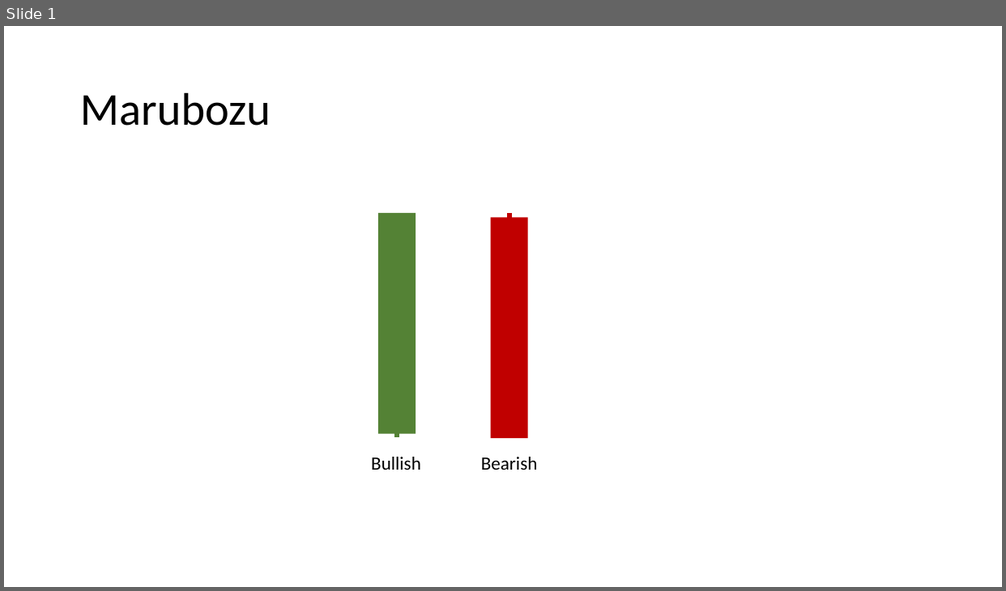
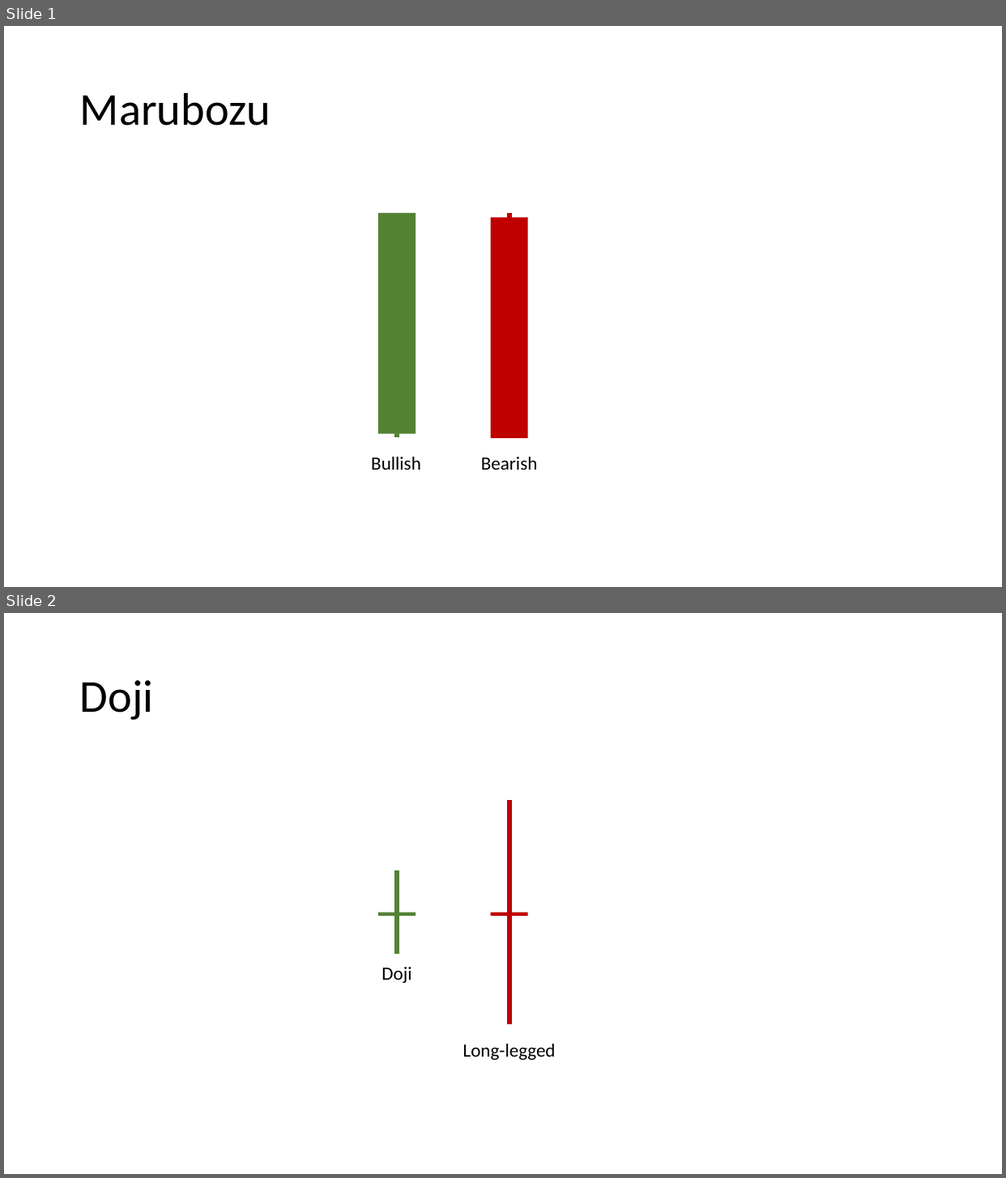
Before and after one commit to DaveSkender/Stock.Indicators, a slide deck: docs/.offline/Candlestick Patterns.pptx. Shown one above the other, each under a label of ours: slide 1 before the commit, slides 1 and 2 after it. The pictures are 1006x591 and 1006x1178 pixels, drawn with LibreOffice and Linux fonts; fonts in the diff are those of the drawing. Boxes give left, top, right and bottom in pixels: in the first picture for what was removed or moved away, otherwise in the second. Text is boxed around its words. In the diff, an @@ line names an element or a change of style, - is before the commit and + after.

Commit message:
add Doji candlestick pattern

```diff
--- a/docs/.offline/Candlestick Patterns.pptx
+++ b/docs/.offline/Candlestick Patterns.pptx
@@ slide 2 added at box(4, 613, 1002, 1174), background #FFFFFF @@
@@ title added at box(80, 680, 154, 720), 44 pt, text #000000 @@
+Doji
@@ line added from (509, 800) to (509, 1024), #C00000 4.5 pt @@
@@ line added from (397, 871) to (397, 954), #548235 4.5 pt @@
@@ rectangle added at box(378, 913, 415, 916), fill #548235 @@
@@ rectangle added at box(491, 913, 528, 916), fill #C00000 @@
@@ text added at box(381, 967, 411, 983), 18 pt, text #000000 @@
+Doji
@@ text added at box(463, 1044, 556, 1060), 18 pt, text #000000 @@
+Long-legged
```
Also in this commit, not shown: 11 other files.
